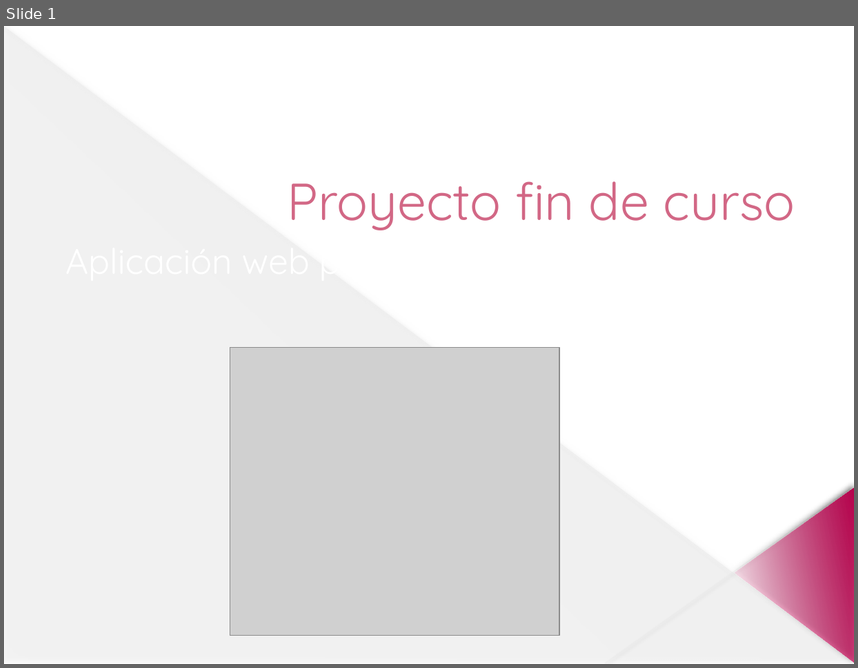
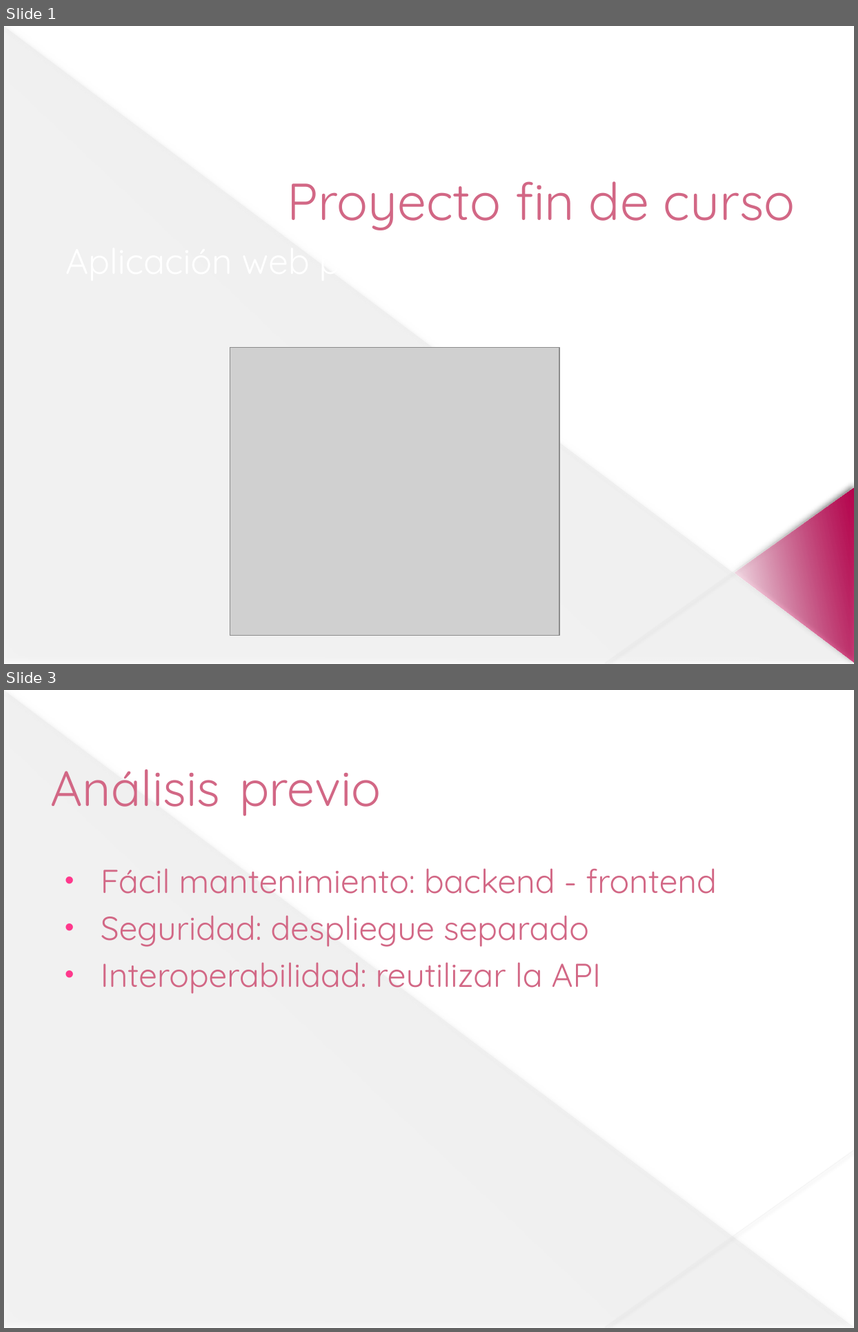
Before and after one commit to jesusdavidguti/ProyectoFinDeCurso, a slide deck: Presentación/Proyecto fin de curso.pptx. Shown one above the other, each under a label of ours: slide 1 before the commit, slides 1 and 3 after it; the slides between them are not shown. The pictures are 858x668 and 858x1332 pixels, drawn with LibreOffice and Linux fonts; fonts in the diff are those of the drawing; grey boxes stand for pictures. Boxes give left, top, right and bottom in pixels: in the first picture for what was removed or moved away, otherwise in the second. Text is boxed around its words. In the diff, an @@ line names an element or a change of style, - is before the commit and + after.

```diff
--- a/Presentación/Proyecto fin de curso.pptx
+++ b/Presentación/Proyecto fin de curso.pptx
@@ slide 3 added at [4, 690, 854, 1328], background #FFFFFF; not listed: 3 template elements that a slide beside it also shows @@
@@ title added at [50, 769, 381, 816], 42 pt, text #D26785 @@
+Análisis previo
@@ text added at [101, 868, 716, 994], 28 pt, text #D26785 @@
+• Fácil mantenimiento: backend - frontend
+• Seguridad: despliegue separado
+• Interoperabilidad: reutilizar la API
```
Also in this commit, not shown: 3 slides changed, 1 other slide added, 1 other file.
